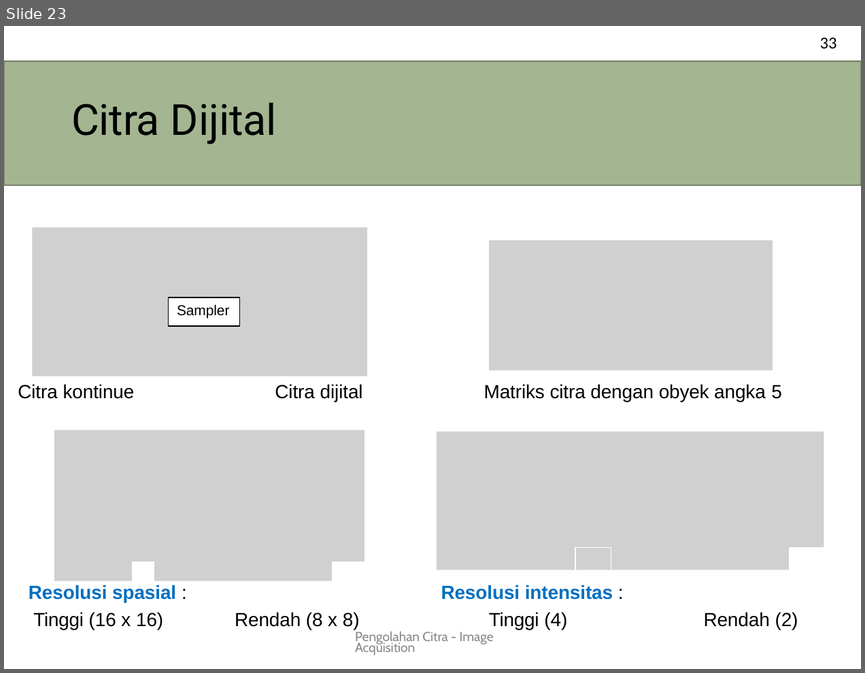
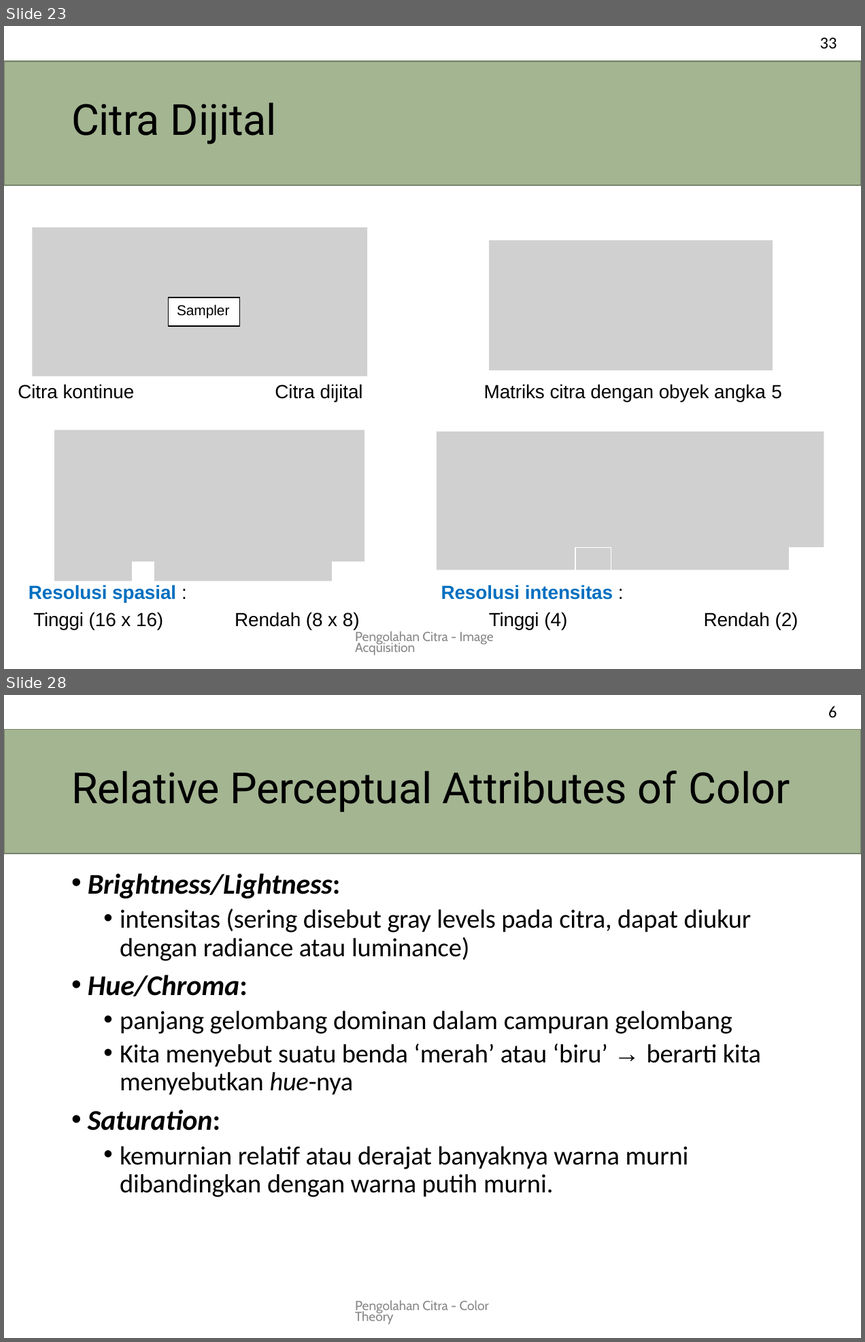
Before and after one commit to novalassalam/comvis, a slide deck: pencit.pptx. Shown one above the other, each under a label of ours: slide 23 before the commit, slides 23 and 28 after it; the slides between them are not shown. The pictures are 865x673 and 865x1342 pixels, drawn with LibreOffice and Linux fonts; fonts in the diff are those of the drawing; grey boxes stand for pictures. Boxes give left, top, right and bottom in pixels: in the first picture for what was removed or moved away, otherwise in the second. Text is boxed around its words. In the diff, an @@ line names an element or a change of style, - is before the commit and + after.

```diff
--- a/pencit.pptx
+++ b/pencit.pptx
@@ slide 28 added at bbox=[4, 695, 861, 1338], background #FFFFFF @@
@@ text added at bbox=[828, 706, 836, 717], 14 pt, text #000000 @@
+6
@@ title added at bbox=[4, 729, 861, 853], fill #A4B592, outline #78846A 0.96 pt, 36 pt, text #000000 @@
+Relative Perceptual Attributes of Color
@@ text added at bbox=[88, 873, 761, 1197], 22 pt, text #000000 @@
+• Brightness/Lightness:
+  • intensitas (sering disebut gray levels pada citra, dapat diukur dengan radiance atau luminance)
+• Hue/Chroma:
+  • panjang gelombang dominan dalam campuran gelombang
+  • Kita menyebut suatu benda ‘merah’ atau ‘biru’ → berarti kita menyebutkan hue-nya
+• Saturation:
+  • kemurnian relatif atau derajat banyaknya warna murni dibandingkan dengan warna putih murni.
@@ text added at bbox=[355, 1300, 489, 1324], 11 pt, text #888888 @@
+Pengolahan Citra - Color Theory
```
Also in this commit, not shown: 1 slide changed, 29 other slides added.
